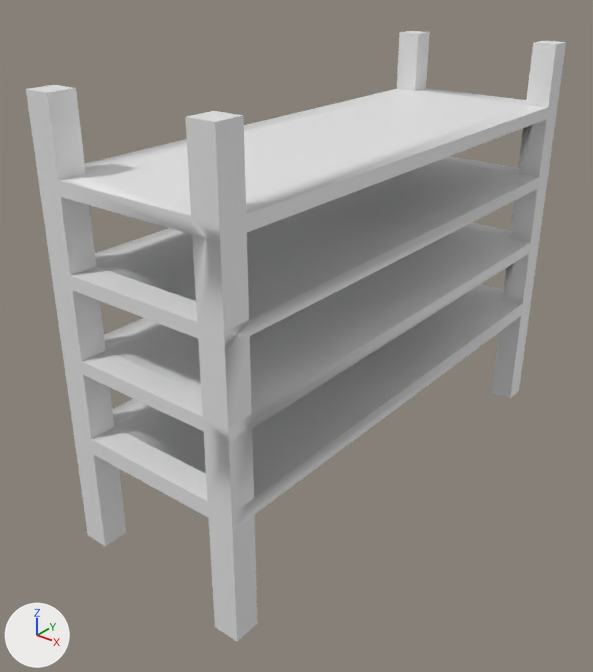
Renders of the FBX model Assets/Models/Rack.fbx from each side of a commit.
One viewpoint serves both versions: a 50 mm camera at (41.6, -29.4, 39.1) aimed at (5.0, 16.4, 10.8). Arrows for +X, +Y and +Z are at lower left; the lights stay in place. The picture after the commit comes second. Vertices at exactly the same position are counted once.
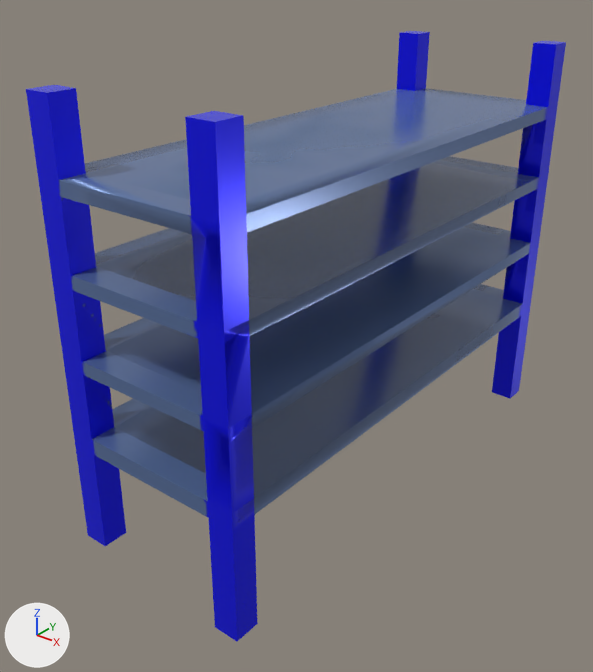
What the commit changed:
Picture 'RackTexture.png' (img_racktexture_png) is new.
In material 'Material' (mat_material), base_color is no longer (0.8, 0.8, 0.8), white #e7e7e7.
In material 'Material' (mat_material), texture is now set to img_racktexture_png, with its transparency.
In material 'Material' (mat_material), metallic goes from 0.0 to 0.377.
In material 'Material' (mat_material), roughness goes from 0.5 to 0.238.
me_cube has 168 vertices, 199 faces and spans x -1.0..14.0, y -1.0..41.0, z -2.0..31.3.
me_cube is used by ob_cube; location (0.0, 0.0, 0.0).
me_cube part 1: texture (UV) coordinates of 199 of 199 faces, centred in x -1.0..14.0, y -1.0..41.0, z -2.0..31.3, changed; they spanned u 0.12..0.88, v 0.0..1.0 and now span u 0.02..0.98, v 0.02..0.97.

Where the change shows, as pixel boxes (x1, y1, x2, y2) in the pictures (593 x 672 px):
'Cube', surface changed (white to blue): (26, 31, 566, 641) in both
